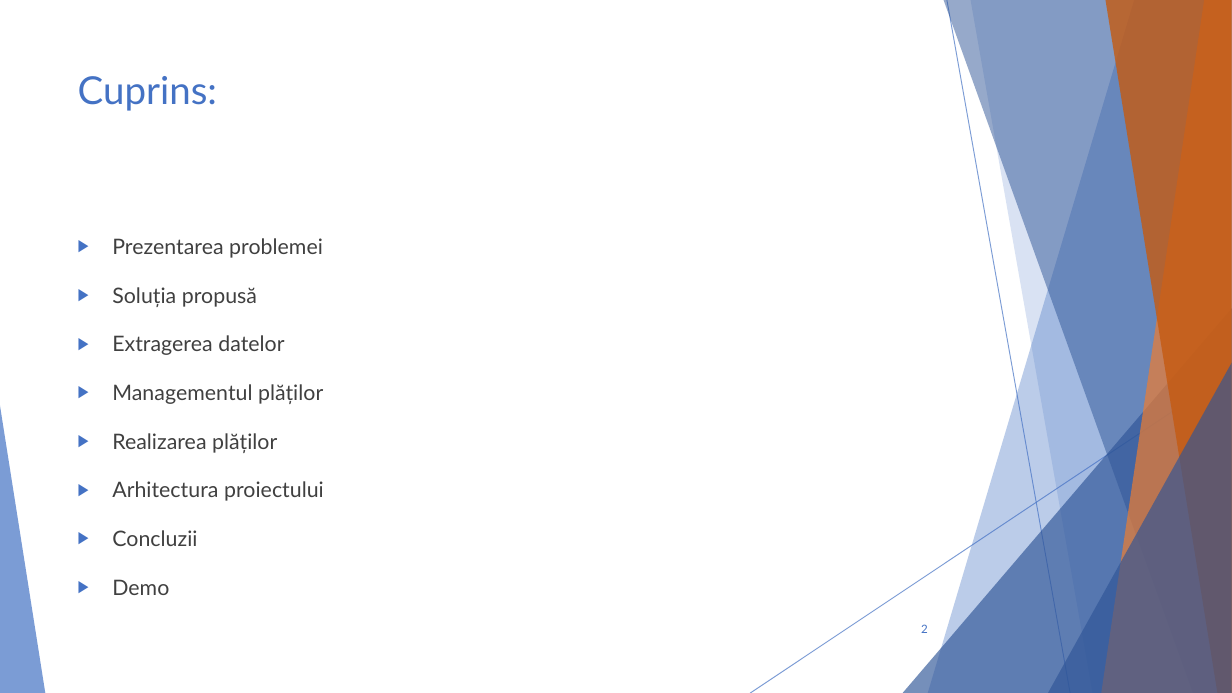
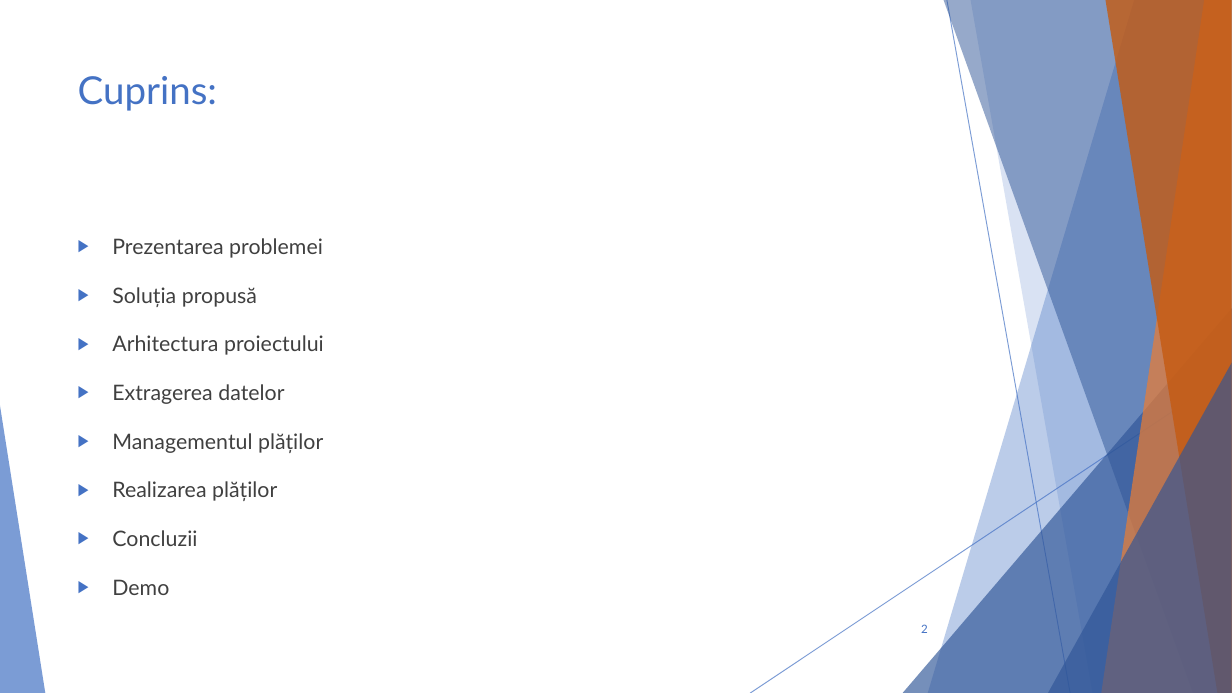
Before and after one commit to cristi-cosulianu/Licenta, a slide deck: slide 2 of Prezentare licenta.pptx. Drawn at 1232x693 pixels with LibreOffice and Linux fonts; fonts in the diff are those of the drawing. Boxes give left, top, right and bottom in pixels: in the first picture for what was removed or moved away, otherwise in the second. Text is boxed around its words. In the diff, an @@ line names an element or a change of style, - is before the commit and + after.

```diff
--- a/Prezentare licenta.pptx
+++ b/Prezentare licenta.pptx
@@ text at (112,335,324,355): paragraph added @@
+▶ Arhitectura proiectului
@@ text at (112,481,324,501): paragraph removed @@
-▶ Arhitectura proiectului
```
Also in this commit, not shown: 1 other slide changed, 1 slide added, 6 other files.
